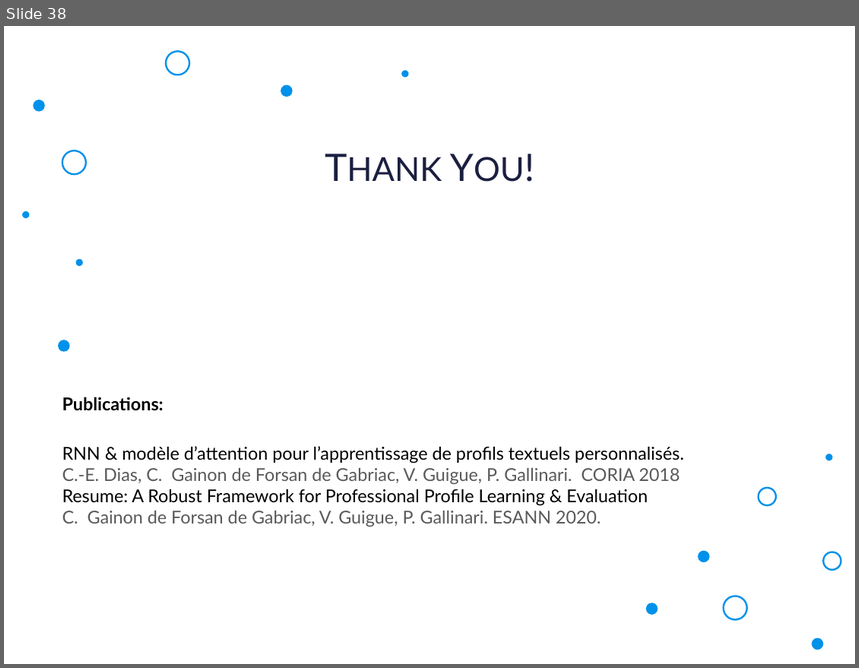
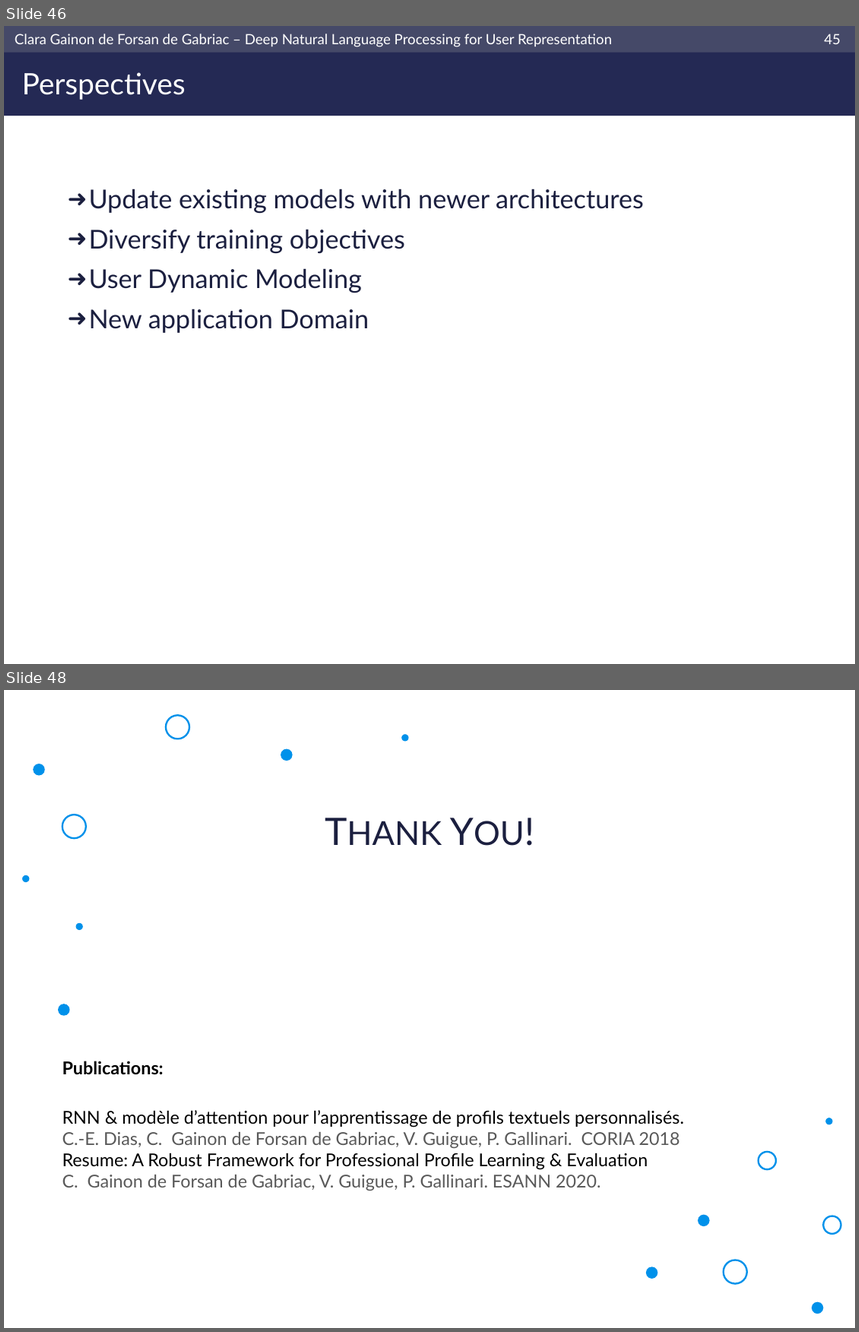
Before and after one commit to clara-gdef/defense, a slide deck: defense.pptx. Shown one above the other, each under a label of ours: slide 38 before the commit, slides 46 and 48 after it; the slides between them are not shown. The pictures are 859x668 and 859x1332 pixels, drawn with LibreOffice and Linux fonts; fonts in the diff are those of the drawing; background and template pictures are left out. Boxes give left, top, right and bottom in pixels: in the first picture for what was removed or moved away, otherwise in the second. Text is boxed around its words. In the diff, an @@ line names an element or a change of style, - is before the commit and + after.

```diff
--- a/defense.pptx
+++ b/defense.pptx
@@ slide 46 added at [4, 26, 855, 664], background #FFFFFF @@
@@ rectangle added at [4, 26, 855, 116], fill #242954 @@
@@ rectangle added at [4, 26, 855, 53], fill #454968 @@
@@ text added at [15, 34, 612, 47], 12 pt, text #FFFFFF @@
+Clara Gainon de Forsan de Gabriac – Deep Natural Language Processing for User Representation
@@ page number added at [824, 34, 841, 44], 12 pt, text #FFFFFF @@
+45
@@ title added at [22, 72, 186, 100], 25 pt, text #FFFFFF @@
+Perspectives
@@ text added at [89, 189, 644, 333], 22 pt, text #1B1F3F @@
+➜ Update existing models with newer architectures
+➜ Diversify training objectives
+➜ User Dynamic Modeling
+➜ New application Domain
@@ what was slide 38 is now slide 48 @@
```
Also in this commit, not shown: 7 slides changed, 13 other slides added, 4 slides removed.
